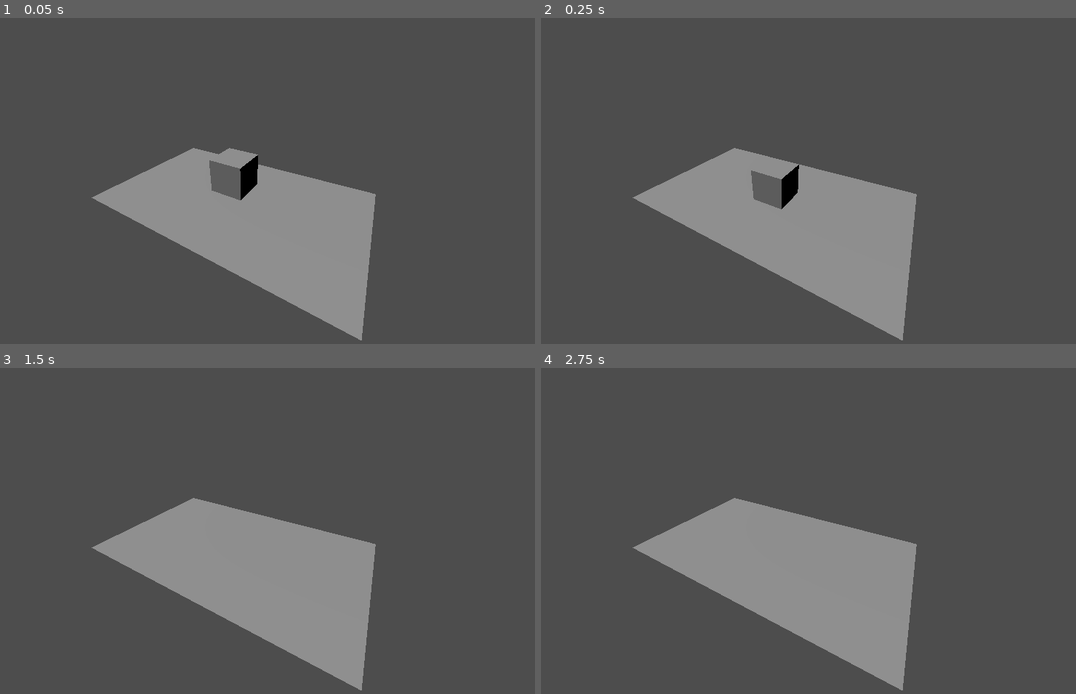
Above: before the commit, frames 1-4 (two rows, left to right).
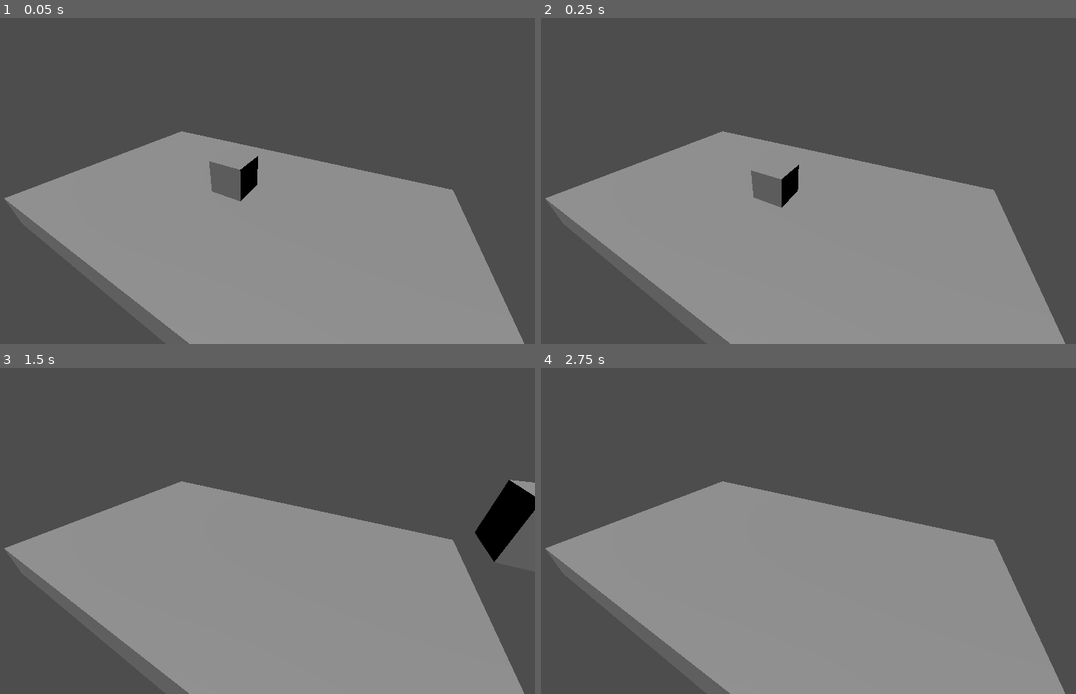
Above: after the commit, the same moments.

Repository: WolfMozart8/Circus
Game: Godot game, scene res://Scenes/main.tscn
Two runs of this game, one before a commit and one after it. Both use one fixed random seed, a clock stepped at 60 frames per second and the inputs below. The project has no main scene, so this scene is started directly.
Inputs:
- Up to frame 1 (0.05 s): no input
- Up to frame 2 (0.25 s): no input
- Up to frame 3 (1.5 s): hold D (move_right) 0.53-1.28 s; tap W (jump) at 0.6, 0.77, 1.07, 1.35 s; hold A (move_left) from 1.28 s (still down)
- Up to frame 4 (2.75 s): tap W (jump) at 1.52, 1.82, 2.1 s; release A (move_left) at 2.03 s; hold D (move_right) from 2.03 s (still down)

The runs differ from the first frame. In frame 1, 26% of the frame differs, in the area x 0-98%, y 34-100%; in frame 2, 26%; in frame 3, 28%, in the area x 0-100%, y 34-100%; in frame 4, 26%.

Commit message:
gravity and main scene test

Diff:
--- a/Scenes/main.tscn
+++ b/Scenes/main.tscn
@@ -1,19 +1,32 @@
-[gd_scene load_steps=3 format=3 uid="uid://ft3rvbv3g3gt"]
+[gd_scene load_steps=4 format=3 uid="uid://ft3rvbv3g3gt"]
 
 [ext_resource type="PackedScene" uid="uid://b8svs6ahonsmq" path="res://Scenes/player.tscn" id="1_g0may"]
 
-[sub_resource type="PlaneMesh" id="PlaneMesh_t56jj"]
+[sub_resource type="BoxShape3D" id="BoxShape3D_8il82"]
+size = Vector3(11.3447, 1, 7.66626)
+
+[sub_resource type="BoxMesh" id="BoxMesh_v4dbt"]
 
 [node name="Main" type="Node"]
 
 [node name="Camera3D" type="Camera3D" parent="."]
 transform = Transform3D(0.864108, -0.260012, 0.430942, 0, 0.856222, 0.516608, -0.503307, -0.446405, 0.739868, 3, 3, 4.57086)
 
-[node name="MeshInstance3D" type="MeshInstance3D" parent="."]
-transform = Transform3D(3.79412, 0, 0, 0, 1, 0, 0, 0, 2.31958, 0, -0.838533, 0)
-mesh = SubResource("PlaneMesh_t56jj")
-
 [node name="DirectionalLight3D" type="DirectionalLight3D" parent="."]
 transform = Transform3D(1, 0, 0, 0, 0.368482, 0.929635, 0, -0.929635, 0.368482, 0, 5.68817, 3.78759)
 
 [node name="Player" parent="." instance=ExtResource("1_g0may")]
+fall_acceleration = 30
+jump_impulse = 15
+
+[node name="StaticBody3D" type="StaticBody3D" parent="."]
+collision_layer = 2
+collision_mask = 0
+
+[node name="CollisionShape3D" type="CollisionShape3D" parent="StaticBody3D"]
+transform = Transform3D(1, 0, 0, 0, 1, 0, 0, 0, 1, 0, -1.33561, 0)
+shape = SubResource("BoxShape3D_8il82")
+
+[node name="MeshInstance3D" type="MeshInstance3D" parent="StaticBody3D"]
+transform = Transform3D(11.8183, 0, 0, 0, 1, 0, 0, 0, 7.42375, 0, -1.26967, 0)
+mesh = SubResource("BoxMesh_v4dbt")
--- a/Scenes/player.tscn
+++ b/Scenes/player.tscn
@@ -7,6 +7,7 @@
 [sub_resource type="BoxShape3D" id="BoxShape3D_asy0d"]
 
 [node name="Player" type="CharacterBody3D"]
+collision_mask = 6
 script = ExtResource("1_mvcxj")
 
 [node name="Pivot" type="Node3D" parent="."]
--- a/project.godot
+++ b/project.godot
@@ -13,6 +13,10 @@
 config/name="Circus"
 config/features=PackedStringArray("4.2", "Forward Plus")
 config/icon="res://icon.svg"
+
+[display]
+
+window/size/always_on_top=true
 
 [input]
 
@@ -35,3 +39,9 @@
 , Object(InputEventKey,"resource_local_to_scene":false,"resource_name":"","device":-1,"window_id":0,"alt_pressed":false,"shift_pressed":false,"ctrl_pressed":false,"meta_pressed":false,"pressed":false,"keycode":0,"physical_keycode":32,"key_label":0,"unicode":32,"echo":false,"script":null)
 ]
 }
+
+[layer_names]
+
+3d_physics/layer_1="player"
+3d_physics/layer_2="world"
+3d_physics/layer_3="enemies"
